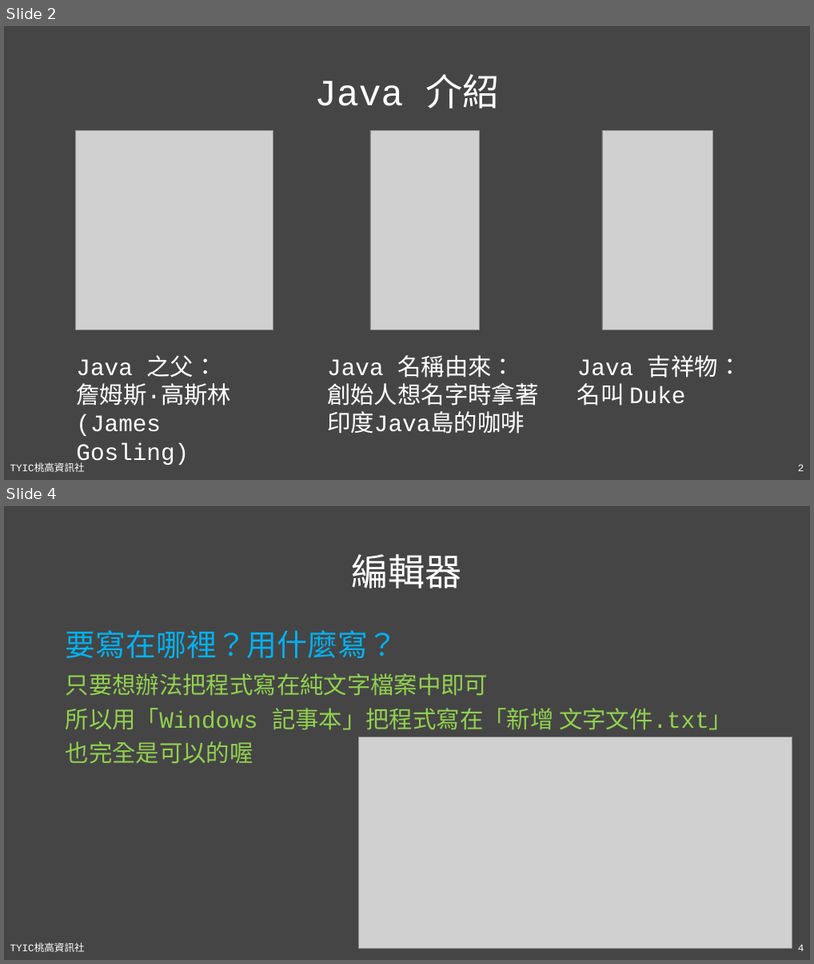
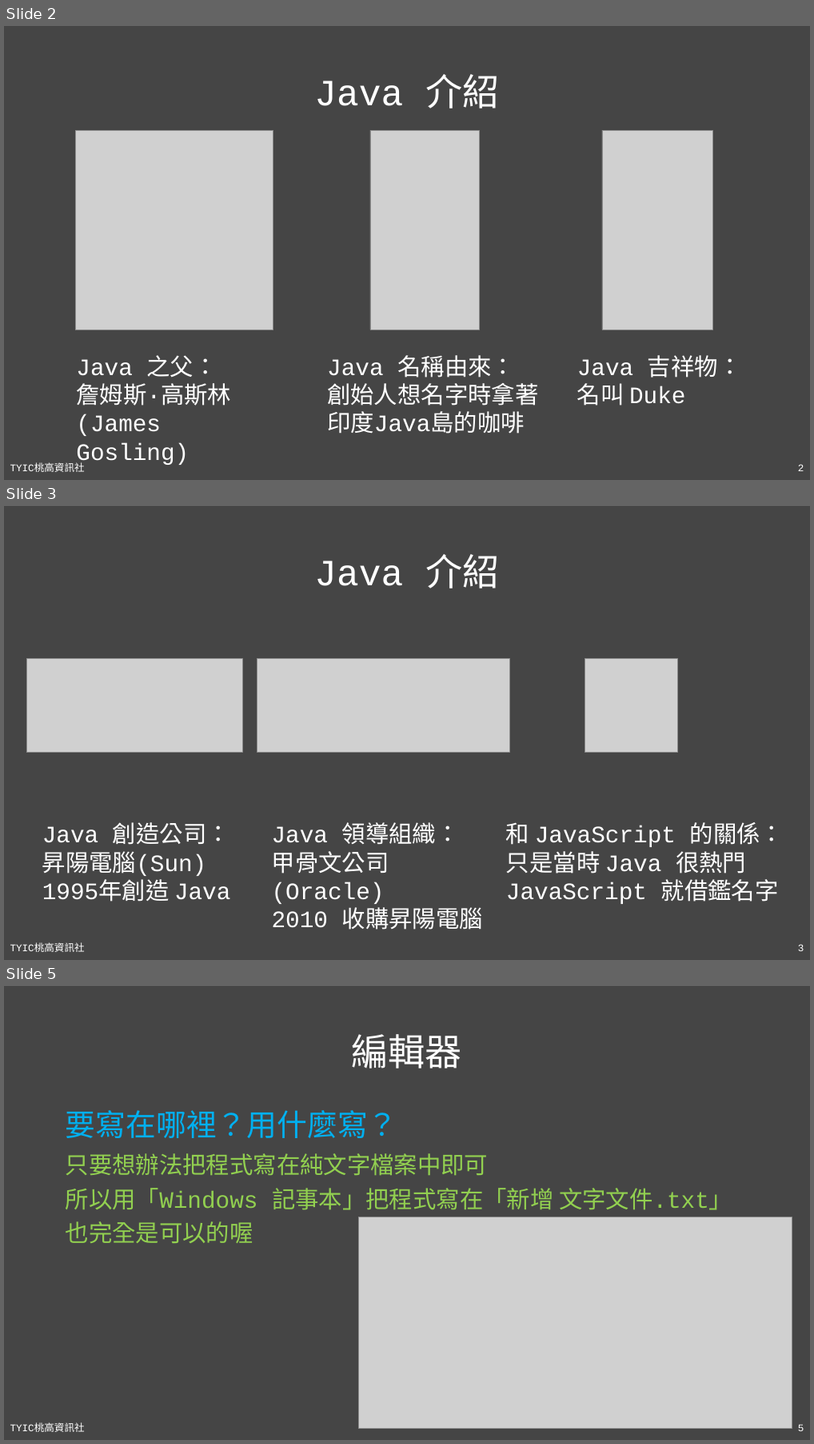
Before and after one commit to TYSHIC/slides, a slide deck: powerpoint/03_編輯器與第一個 Java 程式.pptx. Shown one above the other, each under a label of ours: slides 2 and 4 before the commit, slides 2, 3 and 5 after it; the slides between them are not shown. The pictures are 814x964 and 814x1444 pixels, drawn with LibreOffice and Linux fonts; fonts in the diff are those of the drawing; grey boxes stand for pictures. Boxes give left, top, right and bottom in pixels: in the first picture for what was removed or moved away, otherwise in the second. Text is boxed around its words. In the diff, an @@ line names an element or a change of style, - is before the commit and + after.

```diff
--- a/powerpoint/03_編輯器與第一個 Java 程式.pptx
+++ b/powerpoint/03_編輯器與第一個 Java 程式.pptx
@@ slide 3 added at <box>4,506,810,960</box>, background #454545; not listed: 2 template elements that a slide beside it also shows @@
@@ title added at <box>314,554,499,588</box>, 44 pt, text #FFFFFF @@
+Java 介紹
@@ group added at <box>26,659,784,929</box>: 3 texts, 3 pictures @@
+Java 創造公司：
+昇陽電腦(Sun)
+1995年創造 Java
+Java 領導組織：
+甲骨文公司(Oracle)
+2010 收購昇陽電腦
+和 JavaScript 的關係：
+只是當時 Java 很熱門
+JavaScript 就借鑑名字
@@ what was slide 4 is now slide 5 @@
@@ page number at <box>798,1424,805,1431</box>: text changed @@
-4
+5
```
Also in this commit, not shown: 2 slides changed, 4 other files.
